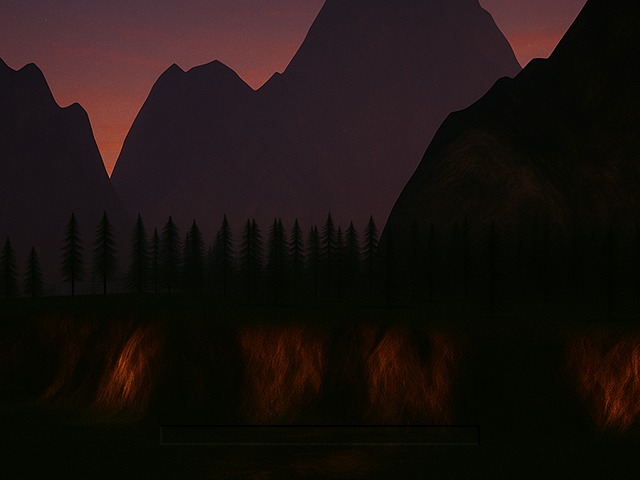
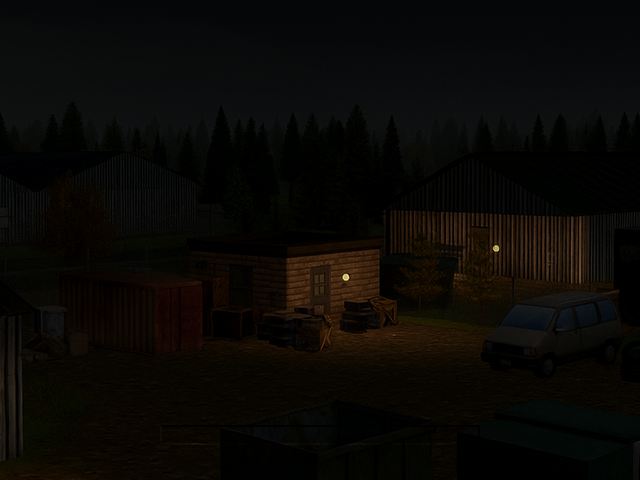
The second 640x480 image is a revision of the first. Changes to its layers:
added layer "Layer 12" above "Layer 11" over [0, 0, 640, 480]